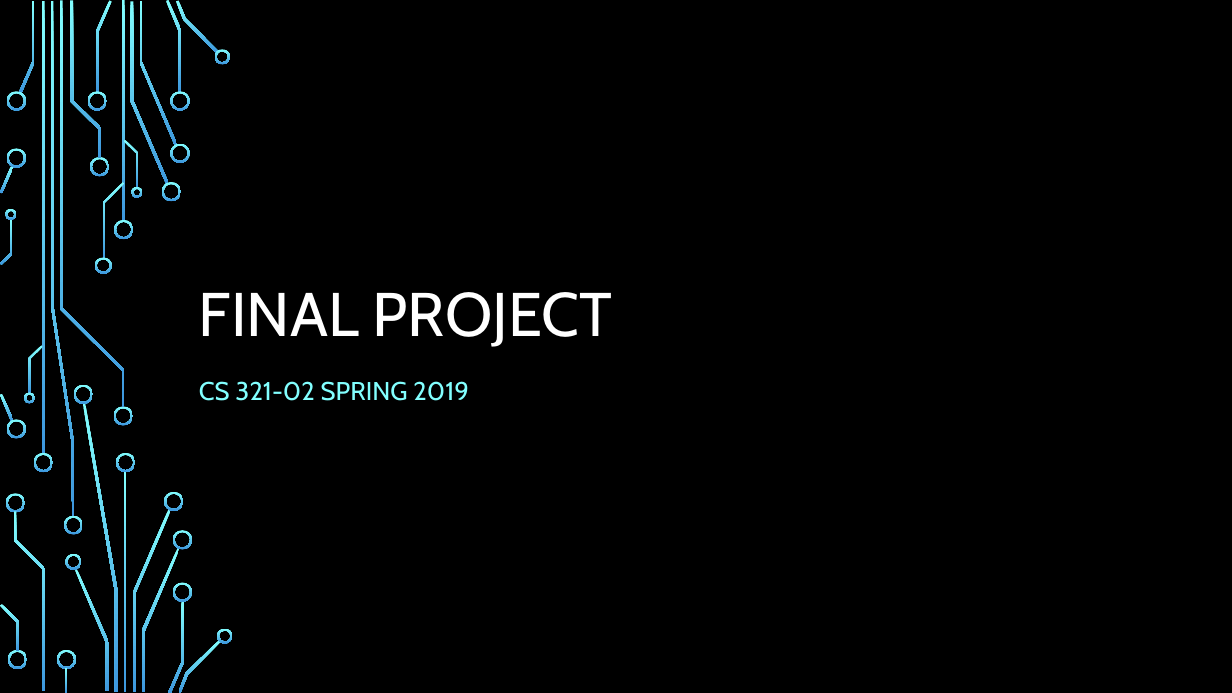
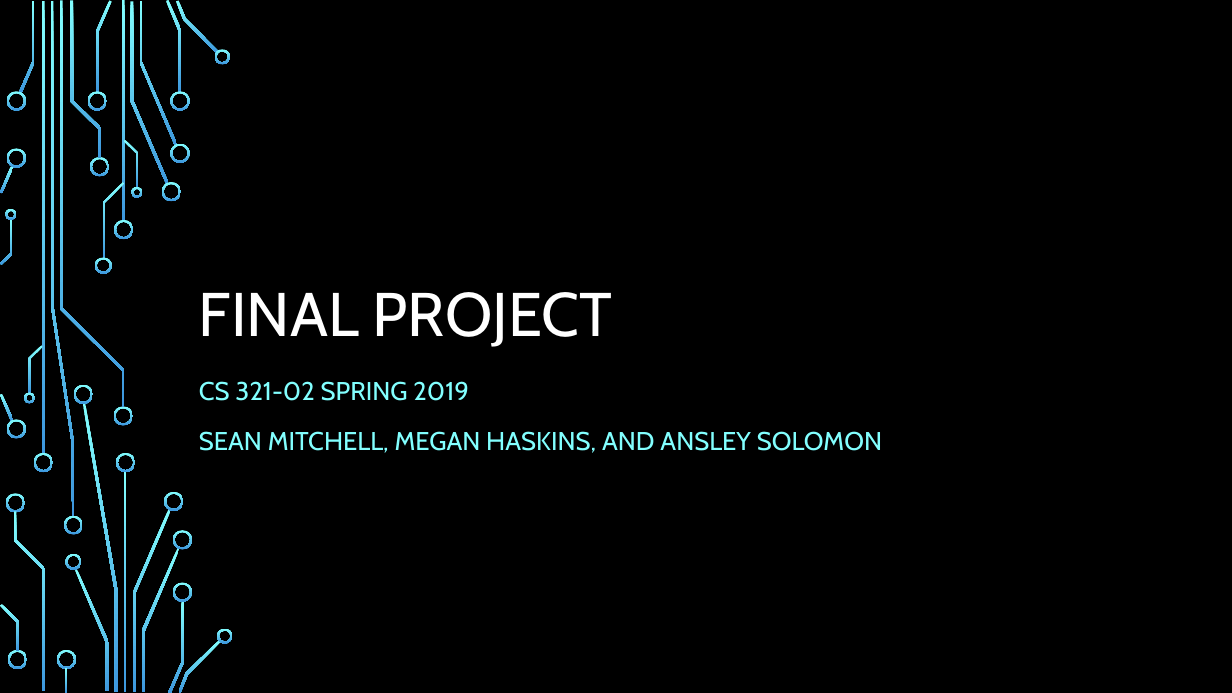
Before and after one commit to SeanMitchell1994/CS321_SP2019, a slide deck: slide 1 of report/Final Project.pptx. Drawn at 1232x693 pixels with LibreOffice and Linux fonts; fonts in the diff are those of the drawing; background and template pictures are left out. Boxes give left, top, right and bottom in pixels: in the first picture for what was removed or moved away, otherwise in the second. Text is boxed around its words. In the diff, an @@ line names an element or a change of style, - is before the commit and + after.

```diff
--- a/report/Final Project.pptx
+++ b/report/Final Project.pptx
@@ subtitle at (199,431,882,453): paragraph added @@
+SEAN MITCHELL, MEGAN HASKINS, AND ANSLEY SOLOMON
```
Also in this commit, not shown: 5 other slides changed, 1 slide added, 1 slide removed.
